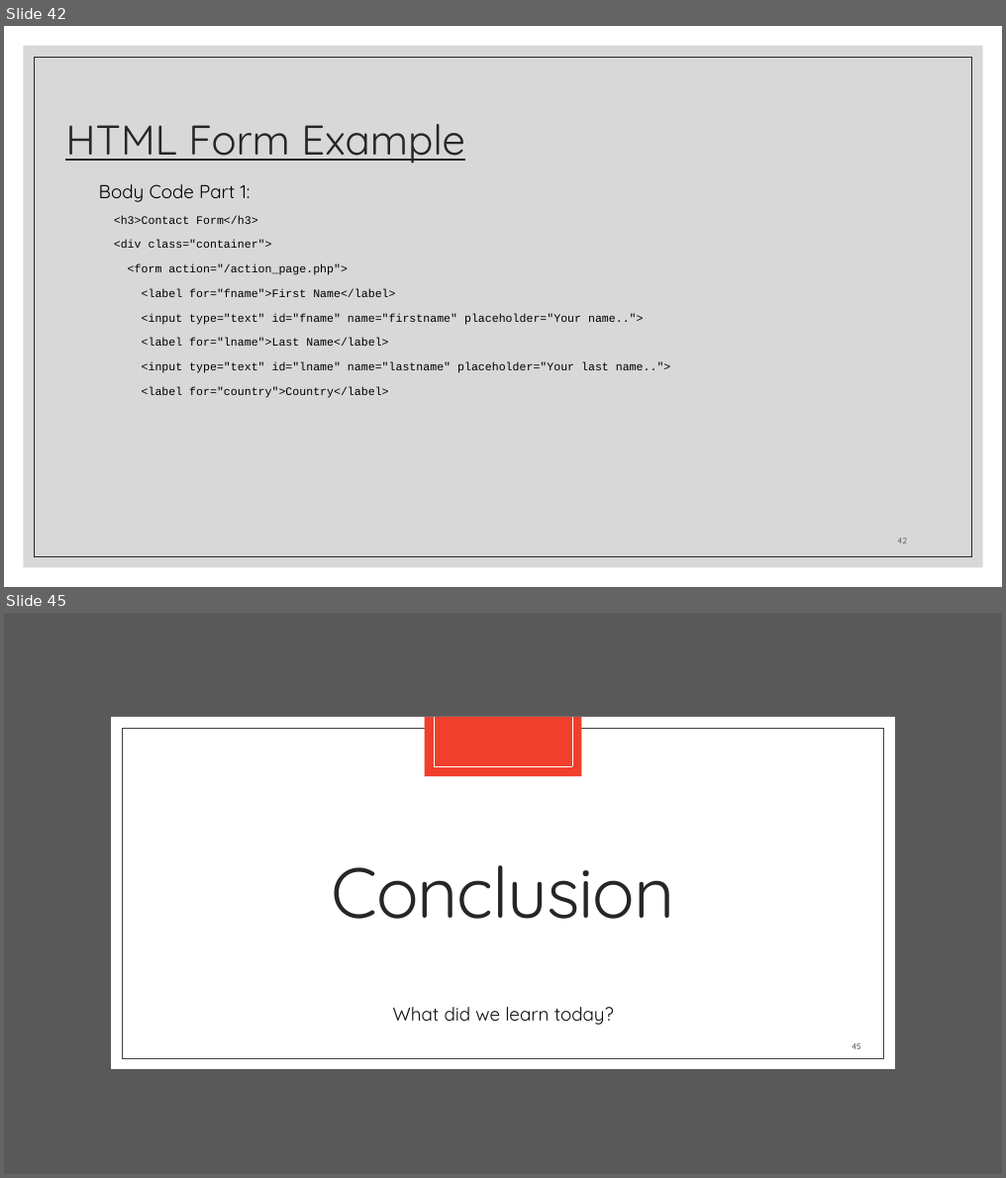
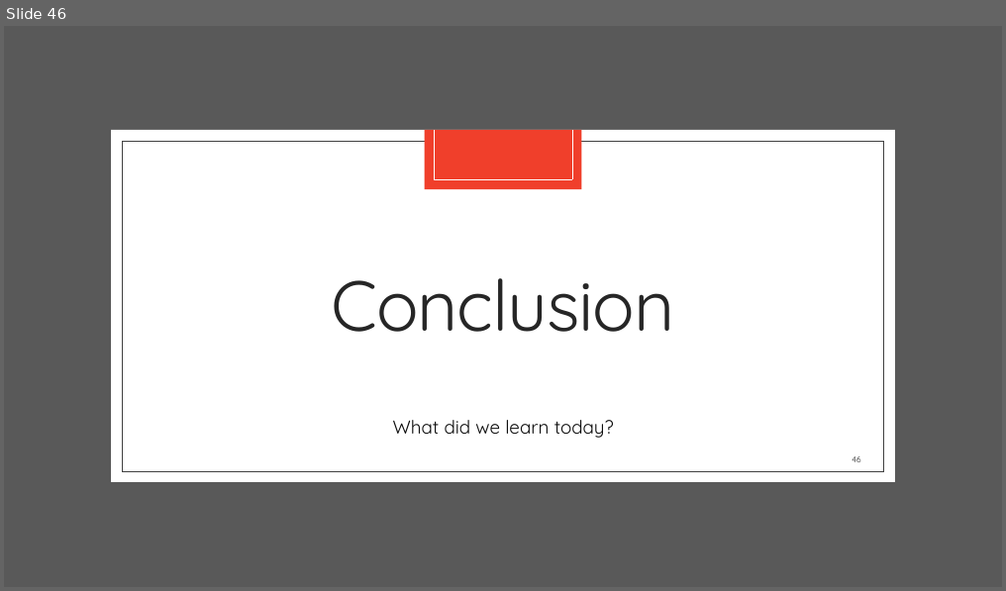
Before and after one commit to zackstotts/base-node-curriculum, a slide deck: unit_00/html_review/02 HTML Forms.pptx. Shown one above the other, each under a label of ours: slides 42 and 45 before the commit, slide 46 after it; the slides between them are not shown. The pictures are 1006x1178 and 1006x591 pixels, drawn with LibreOffice and Linux fonts; fonts in the diff are those of the drawing. Boxes give left, top, right and bottom in pixels: in the first picture for what was removed or moved away, otherwise in the second. Text is boxed around its words. In the diff, an @@ line names an element or a change of style, - is before the commit and + after.

Commit message:
Updating forms slides and examples

```diff
--- a/unit_00/html_review/02 HTML Forms.pptx
+++ b/unit_00/html_review/02 HTML Forms.pptx
@@ slide 42 removed at (4,26,1002,587), background #FFFFFF @@
@@ rectangle removed at (24,46,983,568) @@
@@ rectangle removed at (35,57,972,557) @@
@@ title removed at (65,124,465,164) @@
-HTML Form Example
@@ text removed at (99,184,671,398) @@
-Body Code Part 1:
-<h3>Contact Form</h3>
-<div class="container">
-<form action="/action_page.php">
-<label for="fname">First Name</label>
-<input type="text" id="fname" name="firstname" placeholder="Your name..">
-<label for="lname">Last Name</label>
-<input type="text" id="lname" name="lastname" placeholder="Your last name..">
-<label for="country">Country</label>
@@ page number removed at (898,538,907,544) @@
-42
@@ what was slide 45 is now slide 46 @@
```
Also in this commit, not shown: 4 slides changed, 9 slides added, 7 other slides removed, 3 other files.
